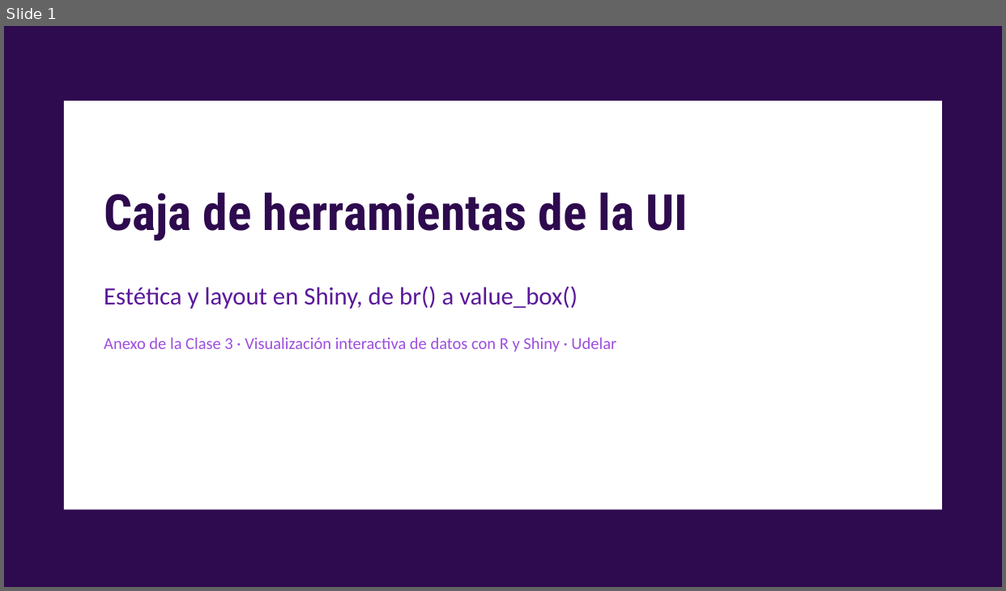
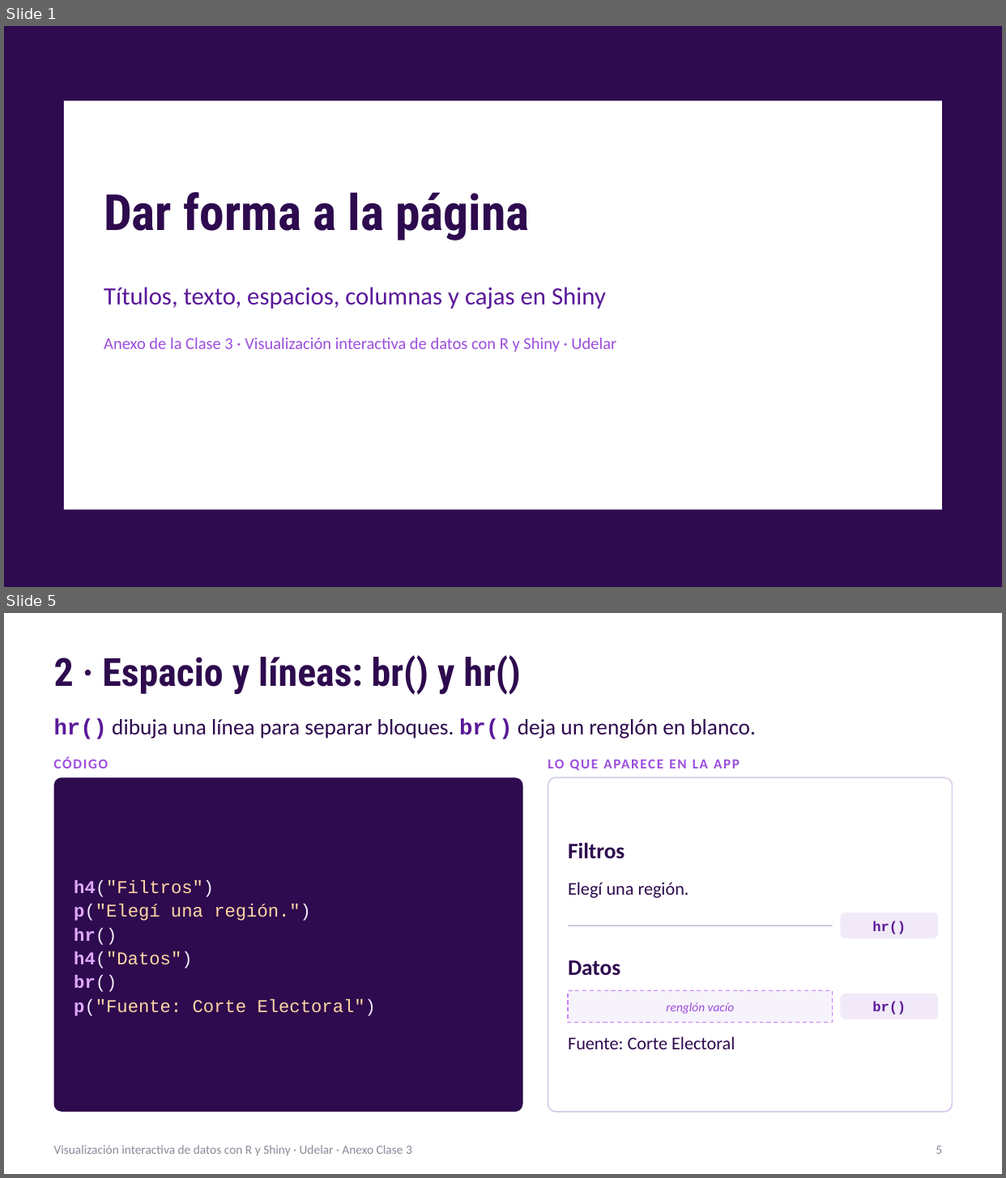
Before and after one commit to nahura99/visualizacion_datos_shiny, a slide deck: clase3/clase3_anexo_ui.pptx. Shown one above the other, each under a label of ours: slide 1 before the commit, slides 1 and 5 after it; the slides between them are not shown. The pictures are 1006x591 and 1006x1178 pixels, drawn with LibreOffice and Linux fonts; fonts in the diff are those of the drawing. Boxes give left, top, right and bottom in pixels: in the first picture for what was removed or moved away, otherwise in the second. Text is boxed around its words. In the diff, an @@ line names an element or a change of style, - is before the commit and + after.

```diff
--- a/clase3/clase3_anexo_ui.pptx
+++ b/clase3/clase3_anexo_ui.pptx
@@ slide 5 added at (4,613,1002,1174), background #FFFFFF @@
@@ title added at (54,655,521,695), 28 pt, text #2E0A4E, bold @@
+2 · Espacio y líneas: br() y hr()
@@ text added at (54,718,756,739), 16 pt, text #2E0A4E @@
+hr() dibuja una línea para separar bloques. br() deja un renglón en blanco.
@@ text added at (54,758,108,769), 10 pt, text #9D4EDD, bold @@
+CÓDIGO
@@ rounded rectangle added at (54,777,523,1112), fill #2E0A4E @@
@@ text added at (548,760,739,770), 10 pt, text #9D4EDD, bold @@
+LO QUE APARECE EN LA APP
@@ rounded rectangle added at (548,777,952,1112), fill #FFFFFF, outline #D9CCE8 1 pt @@
@@ text added at (568,842,624,859), 16 pt, text #2E0A4E, bold @@
+Filtros
@@ text added at (74,880,376,1016), 13 pt, text #FFD6A5 @@
+h4("Filtros")
+p("Elegí una región.")
+hr()
+h4("Datos")
+br()
+p("Fuente: Corte Electoral")
@@ text added at (568,882,689,898), 13 pt, text #2E0A4E @@
+Elegí una región.
@@ line added from (568, 926) to (833, 926), #C9C2D3 1 pt @@
@@ rounded rectangle added at (840,913,938,939), fill #F1E9F8 @@
@@ text added at (872,921,906,935), 10 pt, text #5A189A, bold @@
+hr()
@@ text added at (568,960,620,976), 16 pt, text #2E0A4E, bold @@
+Datos
@@ rectangle added at (568,991,833,1023), fill #F7F3FB, outline #C77DFF 0.75 pt dashed @@
@@ rounded rectangle added at (840,993,938,1019), fill #F1E9F8 @@
@@ text added at (666,1003,735,1014), 9 pt, text #9D4EDD, italic @@
+renglón vacío
@@ text added at (872,1002,906,1015), 10 pt, text #5A189A, bold @@
+br()
@@ text added at (568,1037,735,1050), 13 pt, text #2E0A4E @@
+Fuente: Corte Electoral
@@ text added at (54,1145,412,1157), 9 pt, text #8A8A9A @@
+Visualización interactiva de datos con R y Shiny · Udelar · Anexo Clase 3
@@ page number added at (936,1146,942,1154), 9 pt, text #8A8A9A @@
+5
@@ slide 1 changed as well @@
@@ title at (104,192,529,241): text changed @@
-Caja de herramientas de la UI
+Dar forma a la página
@@ text at (104,287,606,310): text changed @@
-Estética y layout en Shiny, de br() a value_box()
+Títulos, texto, espacios, columnas y cajas en Shiny
```
Also in this commit, not shown: 8 other slides added, 10 slides removed.
